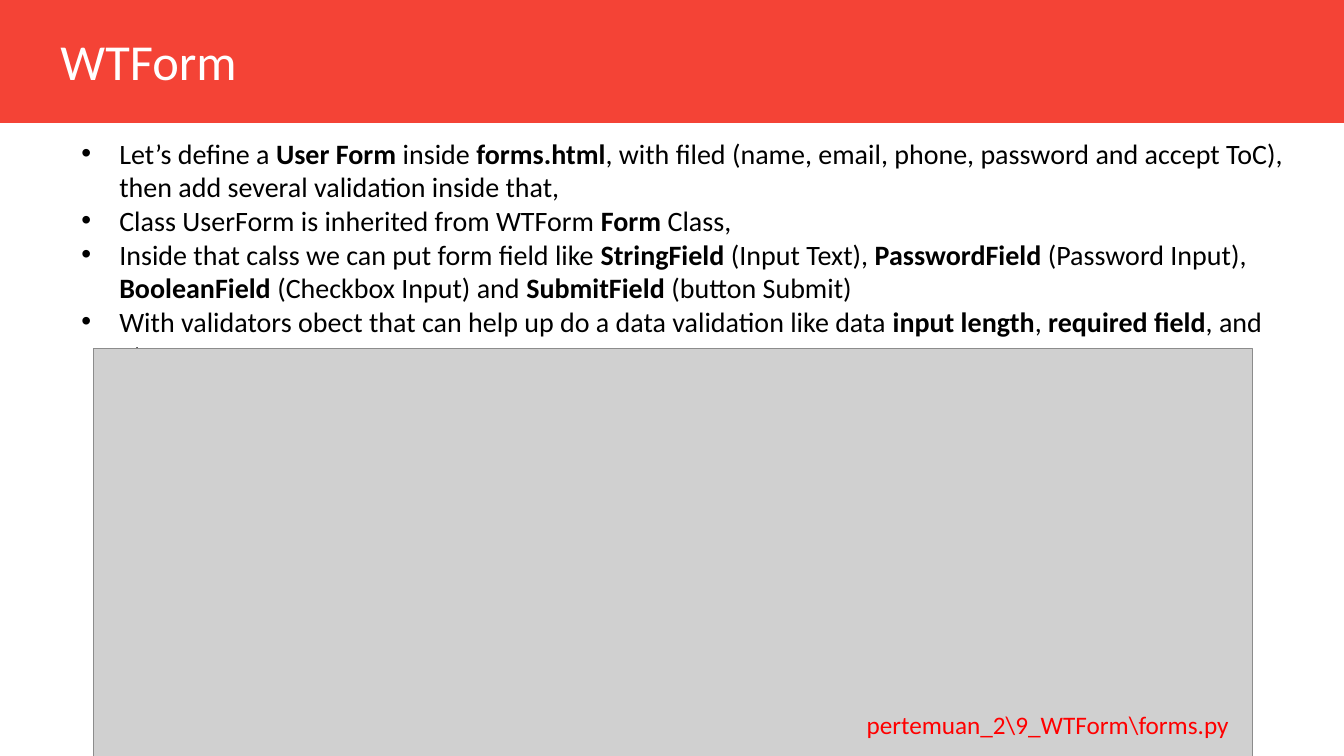
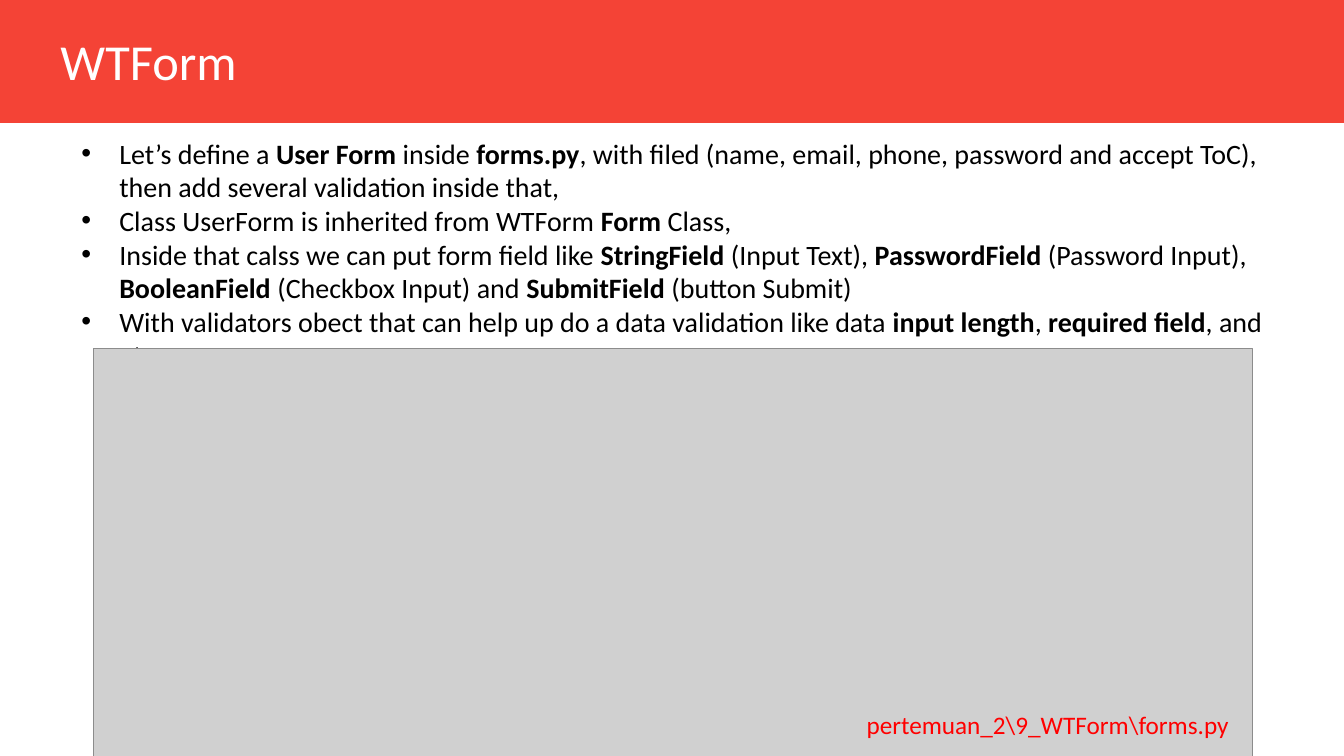
Before and after one commit to Muhammad-Yunus/Flask-Web-Development, a slide deck: slide 28 of pertemuan_2/Pertemuan_2.pptx. Drawn at 1344x756 pixels with LibreOffice and Linux fonts; fonts in the diff are those of the drawing; grey boxes stand for pictures. Boxes give left, top, right and bottom in pixels: in the first picture for what was removed or moved away, otherwise in the second. Text is boxed around its words. In the diff, an @@ line names an element or a change of style, - is before the commit and + after.

```diff
--- a/pertemuan_2/Pertemuan_2.pptx
+++ b/pertemuan_2/Pertemuan_2.pptx
@@ text at box(119, 143, 1256, 201): text changed @@
-• Let’s define a User Form inside forms.html, with filed (name, email, phone, password and accept ToC), then add several validation inside that,
+• Let’s define a User Form inside forms.py, with filed (name, email, phone, password and accept ToC), then add several validation inside that,
```
Also in this commit, not shown: 1 other slide changed, 1 slide removed, 7 other files.
